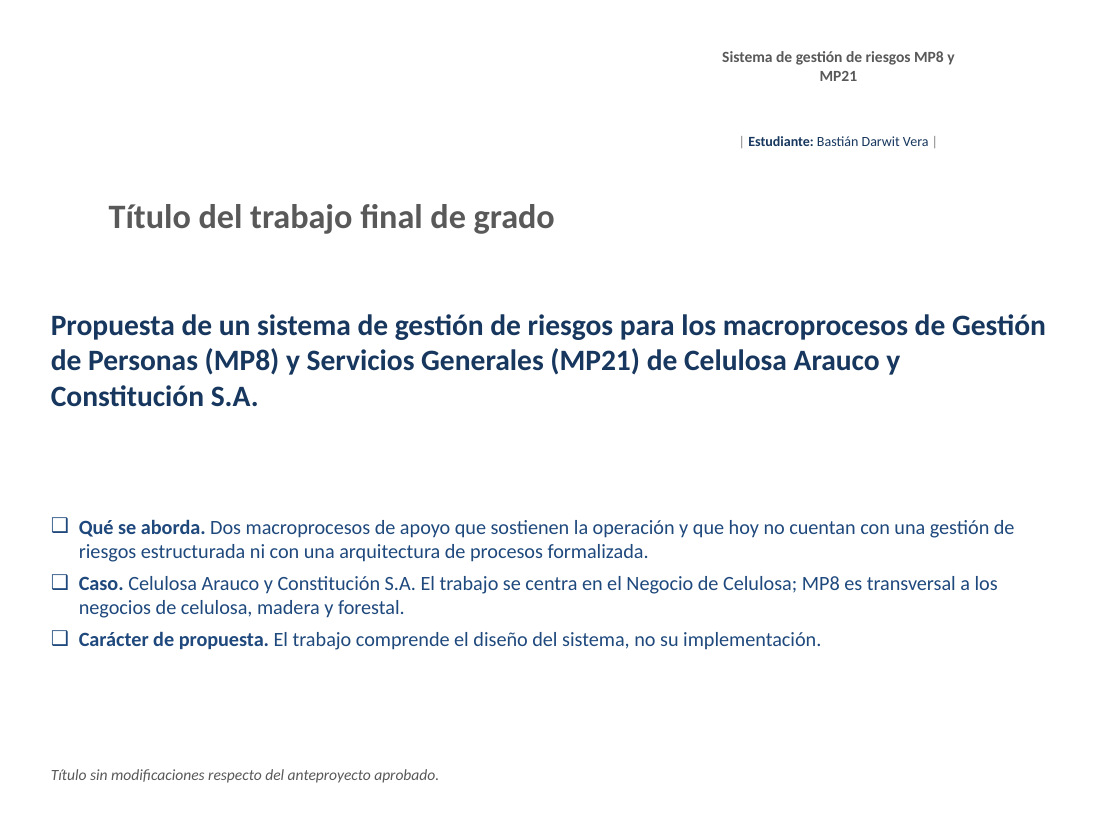
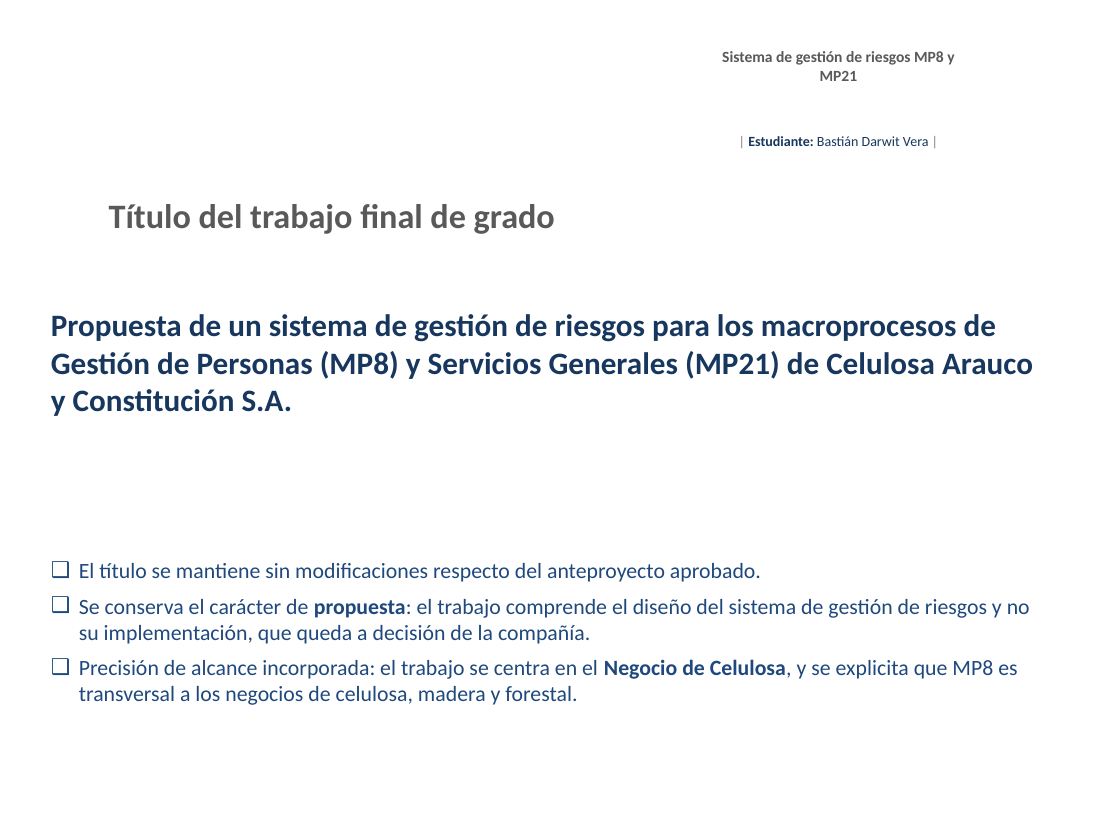
Before and after one commit to BastianDarwit/AFE, a slide deck: slide 2 of Avance_1_TFG_Bastian_Darwit_v1.pptx. Drawn at 1120x840 pixels with LibreOffice and Linux fonts; fonts in the diff are those of the drawing; background and template pictures are left out. Boxes give left, top, right and bottom in pixels: in the first picture for what was removed or moved away, otherwise in the second. Text is boxed around its words. In the diff, an @@ line names an element or a change of style, - is before the commit and + after.

```diff
--- a/Avance_1_TFG_Bastian_Darwit_v1.pptx
+++ b/Avance_1_TFG_Bastian_Darwit_v1.pptx
@@ text "Propuesta de un sistema de ..." at [51, 314, 1033, 416]: size 19 to 20 pt @@
@@ text at [79, 563, 1030, 705]: text changed; size 13 to 14 pt @@
-❑ Qué se aborda. Dos macroprocesos de apoyo que sostienen la operación y que hoy no cuentan con una gestión de riesgos estructurada ni con una arquitectura de procesos formalizada.
-❑ Caso. Celulosa Arauco y Constitución S.A. El trabajo se centra en el Negocio de Celulosa; MP8 es transversal a los negocios de celulosa, madera y forestal.
-❑ Carácter de propuesta. El trabajo comprende el diseño del sistema, no su implementación.
+❑ El título se mantiene sin modificaciones respecto del anteproyecto aprobado.
+❑ Se conserva el carácter de propuesta: el trabajo comprende el diseño del sistema de gestión de riesgos y no su implementación, que queda a decisión de la compañía.
+❑ Precisión de alcance incorporada: el trabajo se centra en el Negocio de Celulosa, y se explicita que MP8 es transversal a los negocios de celulosa, madera y forestal.
@@ text removed at [51, 769, 439, 783] @@
-Título sin modificaciones respecto del anteproyecto aprobado.
```
Also in this commit, not shown: 7 other slides changed, 6 slides removed, 1 other file.
